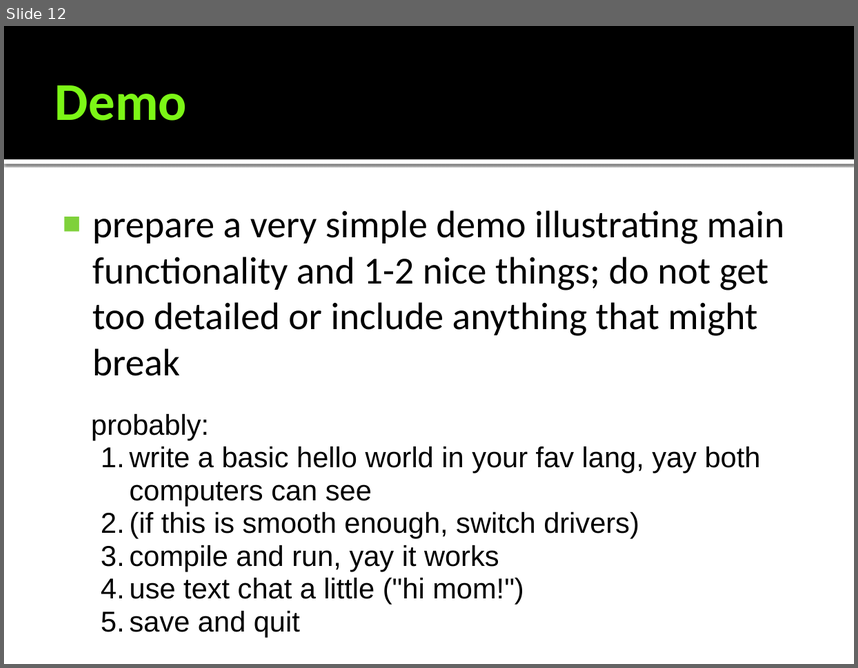
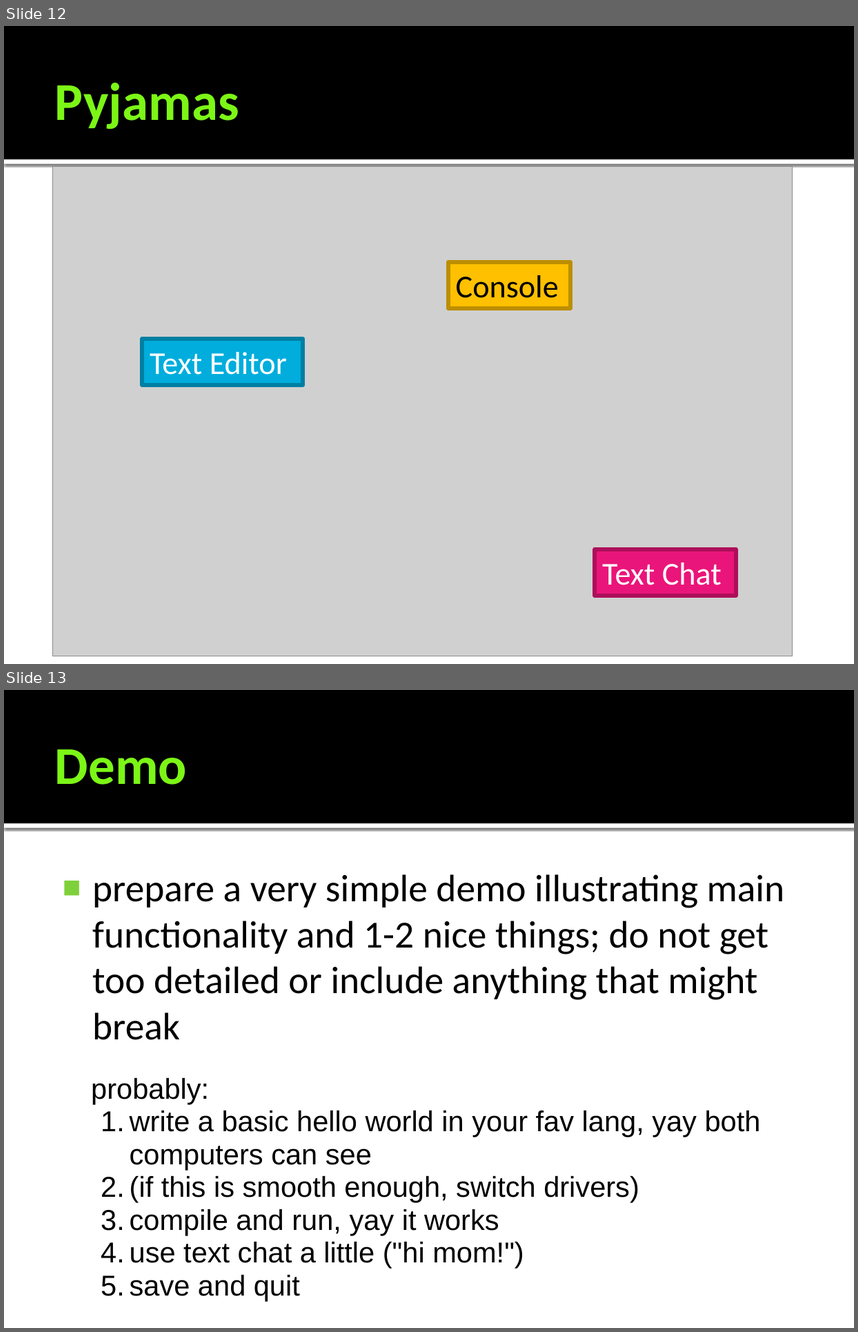
Before and after one commit to gmarcotte/teamceg, a slide deck: pear/submission_materials/PairgrammingDemo.pptx. Shown one above the other, each under a label of ours: slide 12 before the commit, slides 12 and 13 after it. The pictures are 858x668 and 858x1332 pixels, drawn with LibreOffice and Linux fonts; fonts in the diff are those of the drawing; grey boxes stand for pictures; background and template pictures are left out. Boxes give left, top, right and bottom in pixels: in the first picture for what was removed or moved away, otherwise in the second. Text is boxed around its words. In the diff, an @@ line names an element or a change of style, - is before the commit and + after.

Commit message:
powerpoint updates

```diff
--- a/pear/submission_materials/PairgrammingDemo.pptx
+++ b/pear/submission_materials/PairgrammingDemo.pptx
@@ slide 12 added at box(4, 26, 854, 664), background #FFFFFF; not listed: 2 template elements that a slide beside it also shows @@
@@ title added at box(55, 83, 239, 129), 50 pt, text #7BF616, bold @@
+Pyjamas
@@ picture added at box(53, 166, 793, 656) @@
@@ rectangle added at box(448, 262, 571, 308), fill #FFC000, outline #BD8E00 3.78 pt, 30 pt, text #000000 @@
+Console
@@ rectangle added at box(143, 338, 303, 385), fill #00ADDC, outline #0080A3 3.78 pt, 30 pt, text #FFFFFF @@
+Text Editor
@@ rectangle added at box(595, 548, 736, 595), fill #EA157A, outline #AD105A 3.78 pt, 30 pt, text #FFFFFF @@
+Text Chat
@@ what was slide 12 is now slide 13 @@
```
Also in this commit, not shown: 1 other slide added, 1 slide removed.
